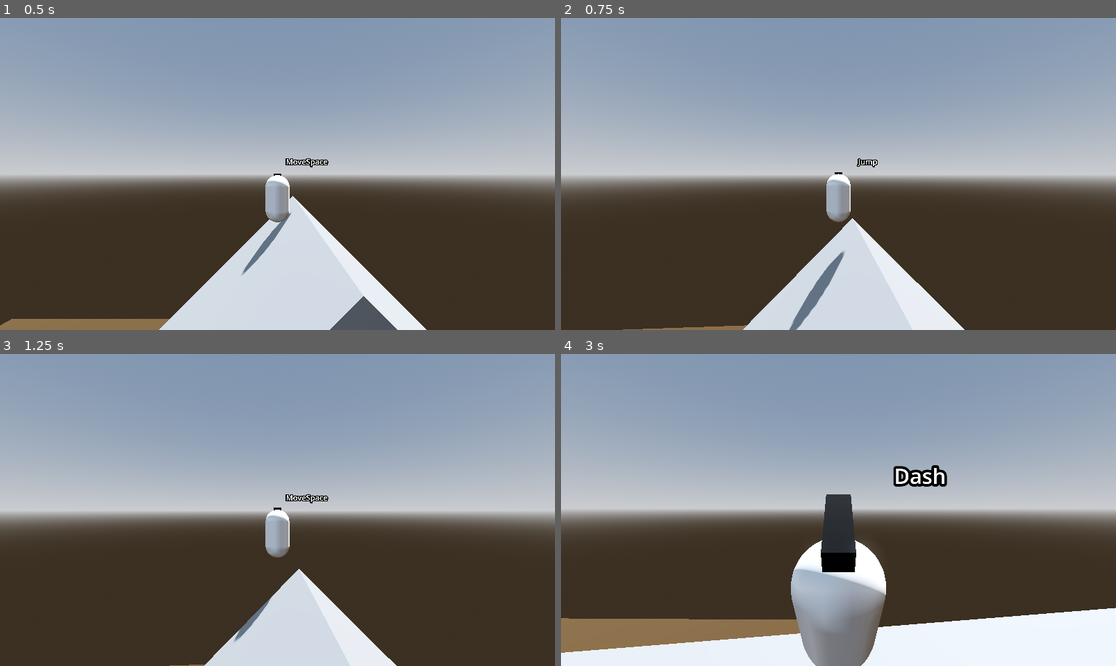
Above: before the commit, frames 1-4 (two rows, left to right).
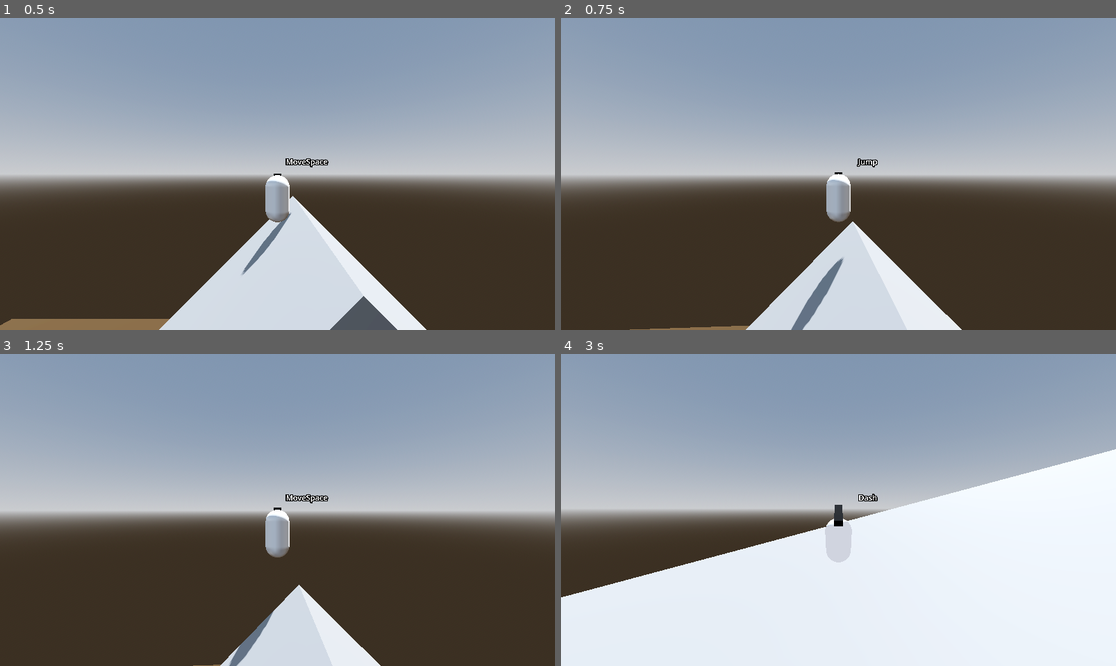
Above: after the commit, the same moments.

Repository: Gjosti/dev-sandbox
Game: Godot game, scene res://Levels/sandbox_level.tscn
The game is run twice, just before and just after one commit, with the same random seed, the same clock (stepped at 60 frames per second) and the same inputs.
Inputs (mouse positions are in pixels of both pictures, inside the frame that each line leads up to):
- Up to frame 1 (0.5 s): no input
- Up to frame 2 (0.75 s): move the mouse to (866, 174) at 0.52 s; hold W (move_forward) from 0.53 s (still down); tap Space (jump) at 0.6 s; click (866, 174) at 0.67 s
- Up to frame 3 (1.25 s): keep holding W (move_forward); tap Space (jump) at 0.77, 1.07 s
- Up to frame 4 (3 s): keep holding W (move_forward); move the mouse to (810, 510) at 1.27 s; click (810, 510) at 1.35 s; tap Space (jump) at 1.52, 1.55, 1.82, 2.3 s; move the mouse to (849, 503) at 2.02 s; hold Ctrl (crouch) 2.03-2.78 s; move the mouse to (832, 516) at 2.77 s; tap Shift (dash) at 2.85 s; click (832, 516) at 2.92 s

Frame 1 is identical in both runs. In frame 2, 0.7% of the frame differs, in the area x 11-73%, y 64-100%; in frame 3, 1.9%; in frame 4, 36%, in the area x 0-100%, y 30-100%.

Commit message:
cleaned up jump logic, moved to jump.gd

Diff:
--- a/Player/jump.gd
+++ b/Player/jump.gd
@@ -34,6 +34,8 @@
 			jumps_left -= 1
 			player.velocity.y = jump_velocity
 			player.rig.travel("Jump")
+	if Input.is_action_just_released("jump") and player.velocity.y >= 0:
+		player.velocity.y *= 0.4
 
 # TODO this should probably be handled in player.gd
 func get_gravity(current_velocity_y: float) -> float:
--- a/Player/player.gd
+++ b/Player/player.gd
@@ -29,11 +29,9 @@
 @onready var rig: Node3D = $RigPivot/Rig
 @onready var jump: Node = $Jump
 
-# Initialization
 func _ready() -> void:
 	Input.mouse_mode = Input.MOUSE_MODE_CAPTURED
 
-# Physics Processing
 func _physics_process(delta: float) -> void:
 	apply_gravity(delta)
 	handle_movement(delta)
@@ -92,9 +90,7 @@
 func _unhandled_input(event: InputEvent) -> void:
 	handle_mouse_input(event)
 	handle_attack_input(event)
-	# Handle jump release for variable jump height
-	if event.is_action_released("jump") and velocity.y >= 0:
-		velocity.y *= 0.4
+
 
 func handle_mouse_input(event: InputEvent) -> void:
 	if event.is_action_pressed("ui_focus_next"):
